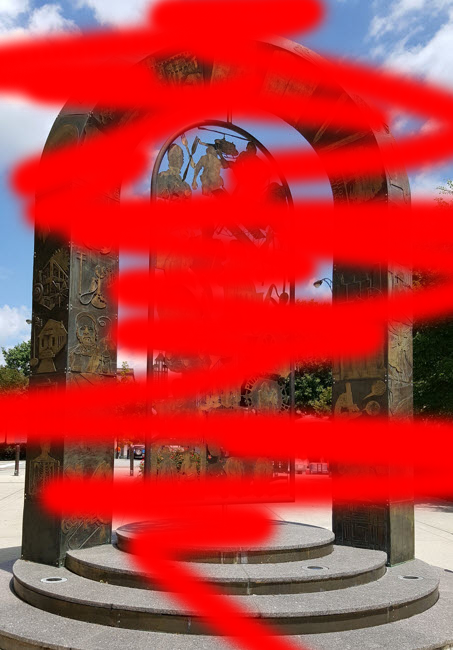
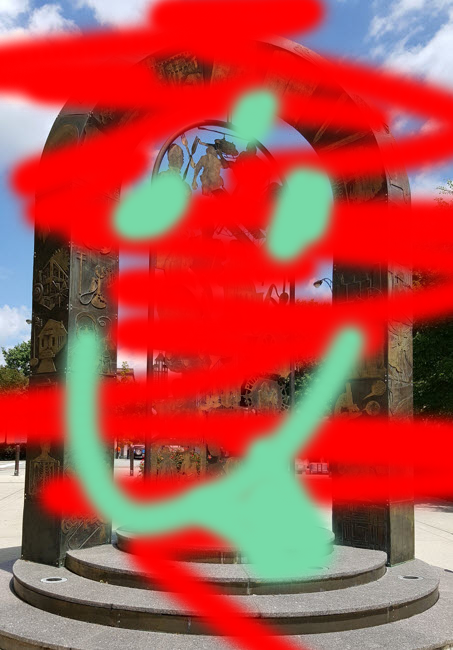
Layer changes from the first 453x650 image to the second:
added layer "Layer 3" above "Layer 1" over (48, 72, 382, 595)
